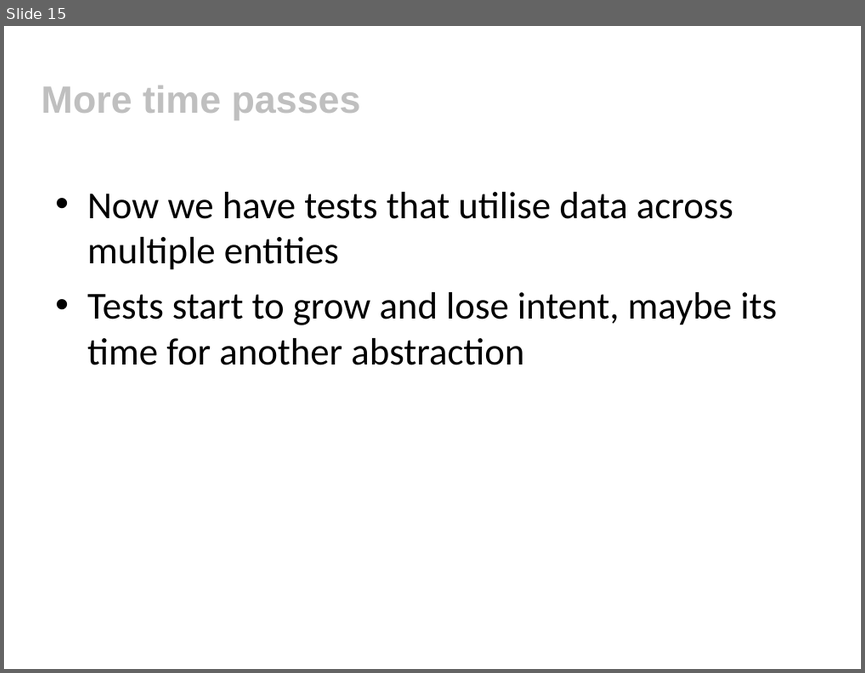
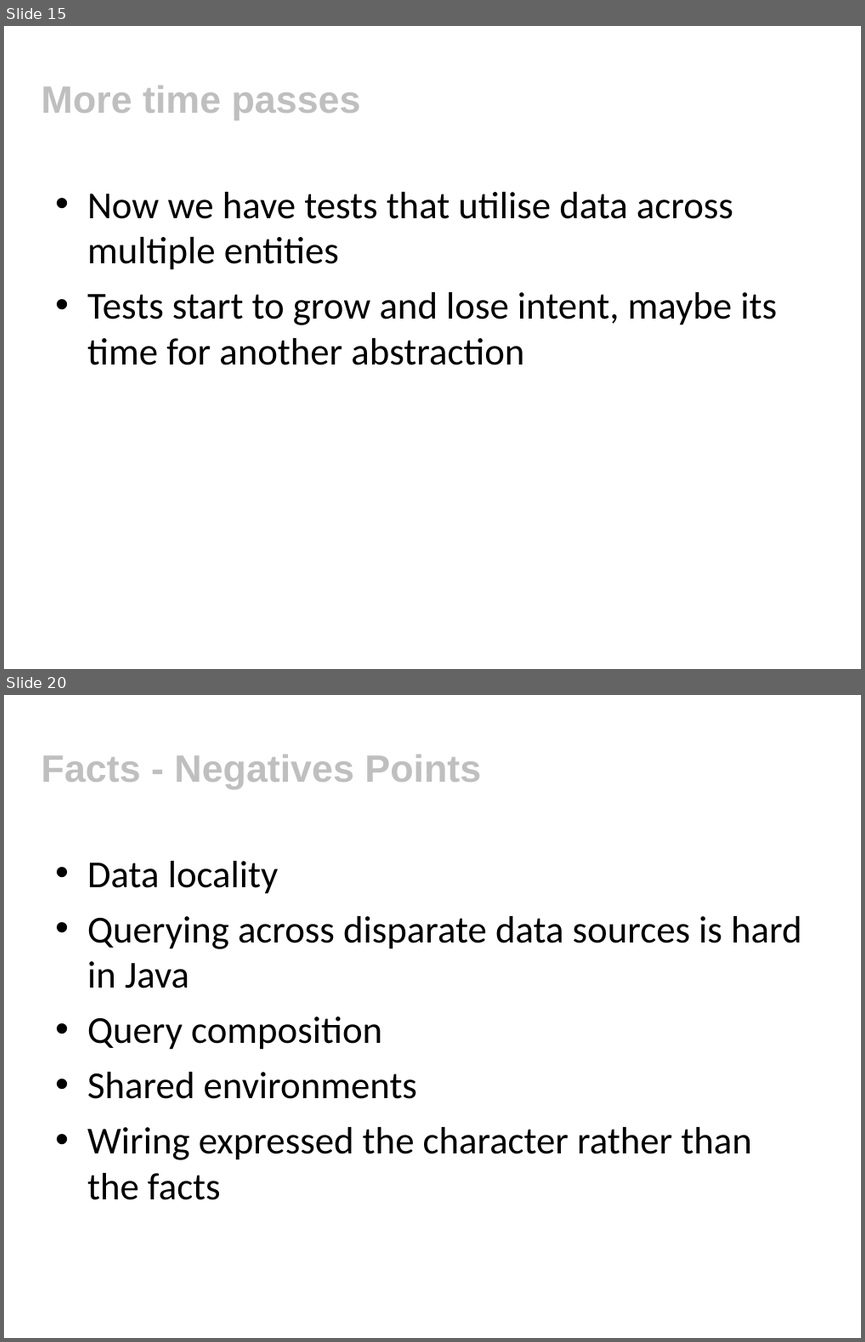
Before and after one commit to tobyclemson/test-data-generation-and-verification-presentation, a slide deck: test-data-generation-and-verification.ppt. Shown one above the other, each under a label of ours: slide 15 before the commit, slides 15 and 20 after it; the slides between them are not shown. The pictures are 865x673 and 865x1342 pixels, drawn with LibreOffice and Linux fonts; fonts in the diff are those of the drawing; background and template pictures are left out. Boxes give left, top, right and bottom in pixels: in the first picture for what was removed or moved away, otherwise in the second. Text is boxed around its words. In the diff, an @@ line names an element or a change of style, - is before the commit and + after.

```diff
--- a/test-data-generation-and-verification.ppt
+++ b/test-data-generation-and-verification.ppt
@@ slide 20 added at [4, 695, 861, 1338], background #FFFFFF @@
@@ title added at [41, 755, 481, 789], 32 pt, text #BFBFBF, bold @@
+Facts - Negatives Points
@@ text added at [87, 861, 802, 1200], 32 pt, text #000000 @@
+• Data locality
+• Querying across disparate data sources is hard in Java
+• Query composition
+• Shared environments
+• Wiring expressed the character rather than the facts
```
Also in this commit, not shown: 1 slide changed, 5 other slides added, 1 other file.
